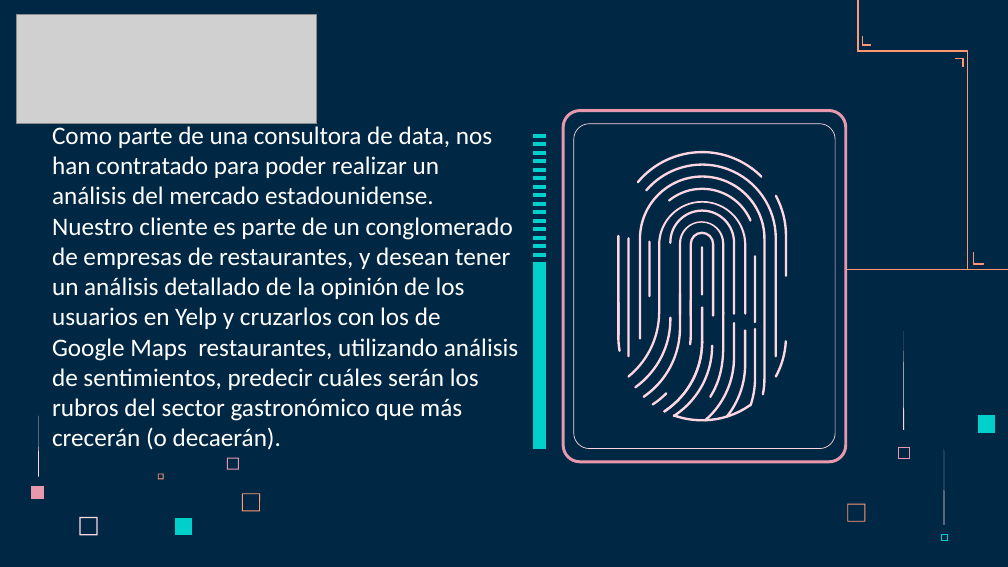
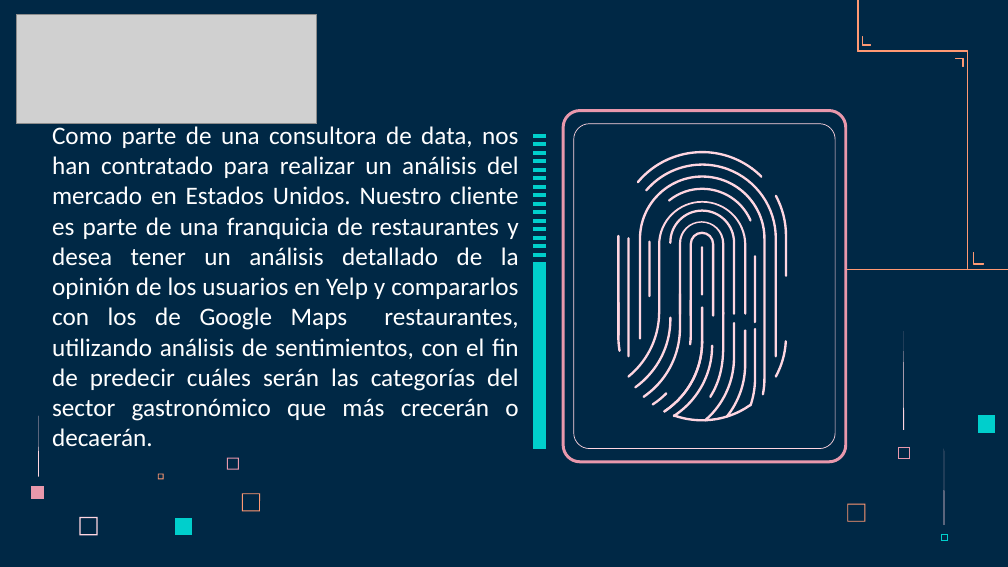
Before and after one commit to volpo/PG_YELP_GOOGLE_MAPS, a slide deck: slide 3 of Presentacion-Demo-1.pptx. Drawn at 1008x567 pixels with LibreOffice and Linux fonts; fonts in the diff are those of the drawing; grey boxes stand for pictures. Boxes give left, top, right and bottom in pixels: in the first picture for what was removed or moved away, otherwise in the second. Text is boxed around its words. In the diff, an @@ line names an element or a change of style, - is before the commit and + after.

```diff
--- a/Presentacion-Demo-1.pptx
+++ b/Presentacion-Demo-1.pptx
@@ text at <box>52,123,519,447</box>: text changed @@
-Como parte de una consultora de data, nos han contratado para poder realizar un análisis del mercado estadounidense. Nuestro cliente es parte de un conglomerado de empresas de restaurantes, y desean tener un análisis detallado de la opinión de los usuarios en Yelp y cruzarlos con los de Google Maps restaurantes, utilizando análisis de sentimientos, predecir cuáles serán los rubros del sector gastronómico que más crecerán (o decaerán).
+Como parte de una consultora de data, nos han contratado para realizar un análisis del mercado en Estados Unidos. Nuestro cliente es parte de una franquicia de restaurantes y desea tener un análisis detallado de la opinión de los usuarios en Yelp y compararlos con los de Google Maps restaurantes, utilizando análisis de sentimientos, con el fin de predecir cuáles serán las categorías del sector gastronómico que más crecerán o decaerán.
```
Also in this commit, not shown: 3 other slides changed.
